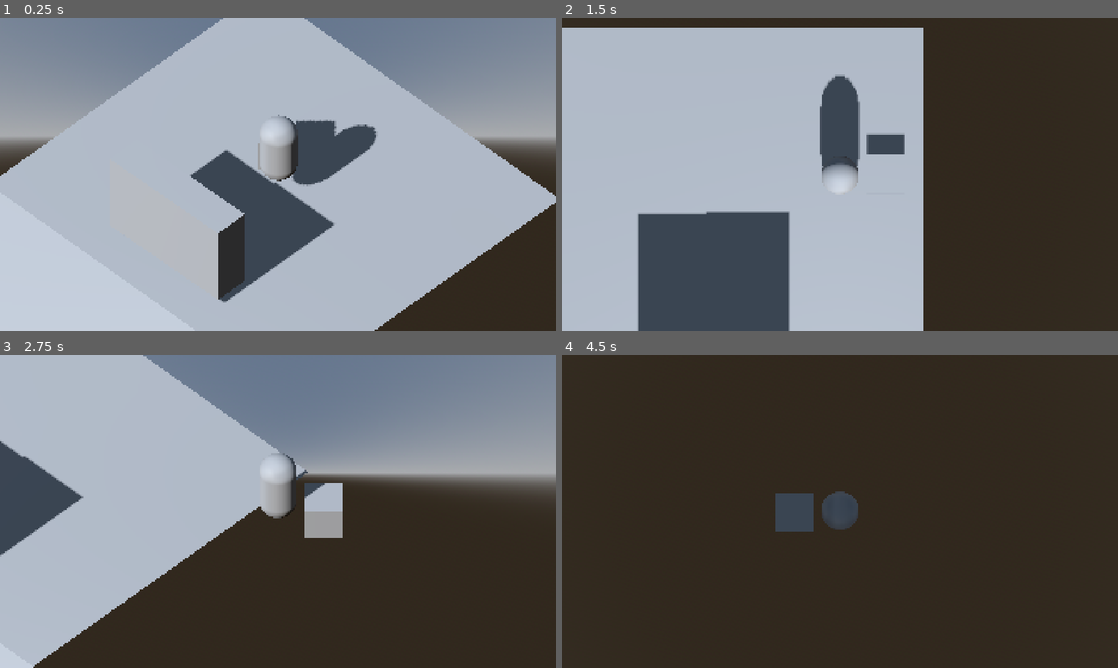
Above: before the commit, frames 1-4 (two rows, left to right).
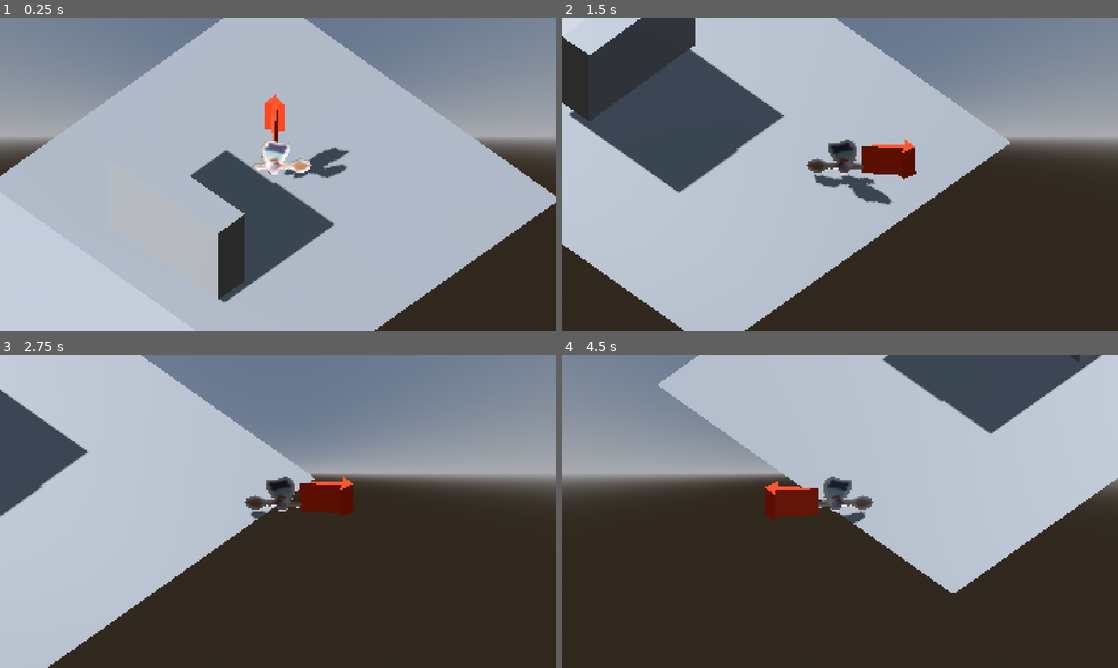
Above: after the commit, the same moments.

Repository: unimelb-game-makers/Team-Quibble-Production
Game: Godot game, scene res://scenes/shop.tscn
Two runs of this game, one before a commit and one after it. Both use one fixed random seed, a clock stepped at 60 frames per second and the inputs below. This scene is started directly instead of the project's main scene.
Inputs (mouse positions are in pixels of both pictures, inside the frame that each line leads up to):
- Up to frame 1 (0.25 s): no input
- Up to frame 2 (1.5 s): tap Enter (ui_accept) at 0.5, 0.77, 1.07 s; move the mouse to (962, 158) at 0.52 s; hold D (move_right) 0.53-1.25 s; hold Right (camera_right) 0.53-1.25 s; click (962, 158) at 0.67 s; tap E (interact) at 0.8 s; drag from (728, 190) to (812, 237) at 1.27 s
- Up to frame 3 (2.75 s): tap Enter (ui_accept) at 2 s; move the mouse to (333, 442) at 2.02 s; hold D (move_right) from 2.03 s (still down); tap Up (zoom_in) at 2.1 s; click (333, 442) at 2.17 s; tap Down (zoom_out) at 2.3 s
- Up to frame 4 (4.5 s): release D (move_right) at 2.75 s; drag from (812, 574) to (673, 464) at 2.77 s; move the mouse to (1006, 558) at 3.52 s; hold A (move_left) 3.53-4.25 s; hold Enter (ui_accept) 3.53-4.25 s; click (1006, 558) at 3.67 s; tap Right (camera_right) at 3.8 s; drag from (673, 464) to (756, 433) at 4.27 s

The runs differ from the first frame. In frame 1, 3.0% of the frame differs, in the area x 45-68%, y 24-54%; in frame 2, 55%, in the area x 0-100%, y 0-100%; in frame 3, 7.8%; in frame 4, 53%.

Commit message:
smooth rotation in direction of movement
harder than i thought it would be. This is really begging for a refactor.

Diff:
--- a/cozy-potion-game/scenes/shop.tscn
+++ b/cozy-potion-game/scenes/shop.tscn
@@ -1,6 +1,7 @@
 [gd_scene format=3 uid="uid://bec7ovcvsvc5q"]
 
 [ext_resource type="Script" uid="uid://b7wupl4oawgq1" path="res://scripts/world/world_player.gd" id="1_lx5au"]
+[ext_resource type="PackedScene" uid="uid://cw4gylc4tjo2f" path="res://assets/models/Mimi.fbx" id="2_032fp"]
 [ext_resource type="Script" uid="uid://bnfcqynt4fy0j" path="res://scripts/world/interactable_object.gd" id="2_xfvoa"]
 [ext_resource type="Script" uid="uid://bc5xc5cvwwo37" path="res://scripts/world/test_interactable_user.gd" id="3_1l46r"]
 
@@ -24,12 +25,11 @@
 
 [sub_resource type="CapsuleShape3D" id="CapsuleShape3D_4dvm4"]
 
-[sub_resource type="CapsuleMesh" id="CapsuleMesh_4dvm4"]
-
-[sub_resource type="BoxMesh" id="BoxMesh_4dvm4"]
-
 [sub_resource type="BoxShape3D" id="BoxShape3D_4dvm4"]
 size = Vector3(1.2932129, 1, 1)
+
+[sub_resource type="StandardMaterial3D" id="StandardMaterial3D_032fp"]
+albedo_color = Color(1, 0.24705882, 0.08627451, 1)
 
 [sub_resource type="ConcavePolygonShape3D" id="ConcavePolygonShape3D_lx5au"]
 data = PackedVector3Array(-0.5, -1.2262878, 1.9725952, -0.5, -1.2262878, -1.9725952, -0.5, 1.2262878, -1.9725952, 0.5,  …(932 unchanged characters)…
@@ -73,7 +73,7 @@
 [node name="CollisionShape3D" type="CollisionShape3D" parent="Node3D/Floor3/StaticBody3D" unique_id=2038655761]
 shape = SubResource("ConvexPolygonShape3D_lx5au")
 
-[node name="Player" type="CharacterBody3D" parent="Node3D" unique_id=1237919608 node_paths=PackedStringArray("animation_pivot", "camera_pivot", "mouse_detector_left", "mouse_detector_right", "interactable_collision_area")]
+[node name="Player" type="CharacterBody3D" parent="Node3D" unique_id=1237919608 node_paths=PackedStringArray("animation_pivot", "camera_pivot", "mouse_detector_left", "mouse_detector_right", "interactable_collision_area", "mimi_sprite")]
 transform = Transform3D(0.70710677, 0, 0.70710677, 0, 1, 0, -0.70710677, 0, 0.70710677, 0.13066149, 1.0544419, 0)
 script = ExtResource("1_lx5au")
 animation_pivot = NodePath("AnimationPivot")
@@ -81,20 +81,16 @@
 mouse_detector_left = NodePath("MouseDetectorLeft")
 mouse_detector_right = NodePath("MouseDetectorRight")
 interactable_collision_area = NodePath("AnimationPivot/InteractableCollisionShape")
+mimi_sprite = NodePath("Mimi")
 
 [node name="CollisionShape3D" type="CollisionShape3D" parent="Node3D/Player" unique_id=23129946]
 transform = Transform3D(1, 0, 0, 0, 1, 0, 0, 0, 1, 0.040551424, 0.9759979, 0)
 shape = SubResource("CapsuleShape3D_4dvm4")
 
+[node name="Mimi" parent="Node3D/Player" unique_id=1944618892 instance=ExtResource("2_032fp")]
+transform = Transform3D(1, 0, 0, 0, 1, 0, 0, 0, 1, 0, 0.477, 0)
+
 [node name="AnimationPivot" type="Node3D" parent="Node3D/Player" unique_id=148174221]
-
-[node name="PlayerModel" type="MeshInstance3D" parent="Node3D/Player/AnimationPivot" unique_id=1321702747]
-transform = Transform3D(1, 0, 0, 0, 1, 0, 0, 0, 1, 0.016607285, 0.9809308, 0)
-mesh = SubResource("CapsuleMesh_4dvm4")
-
-[node name="YouAreLookingHere" type="MeshInstance3D" parent="Node3D/Player/AnimationPivot" unique_id=1618548505]
-transform = Transform3D(1, 0, 0, 0, 1, 0, 0, 0, 1, -0.015237771, 0, -1.1924204)
-mesh = SubResource("BoxMesh_4dvm4")
 
 [node name="InteractableCollisionShape" type="Area3D" parent="Node3D/Player/AnimationPivot" unique_id=362638963]
 transform = Transform3D(1, 0, 0, 0, 1, 0, 0, 0, 1, -0.0661669, 0.11184323, -2.5223014)
@@ -103,6 +99,12 @@
 [node name="CollisionShape3D" type="CollisionShape3D" parent="Node3D/Player/AnimationPivot/InteractableCollisionShape" unique_id=1628446424]
 transform = Transform3D(1, 0, 0, 0, 1, 0, 0, 0, 1, 0.0133395195, 0, 1.3472493)
 shape = SubResource("BoxShape3D_4dvm4")
+
+[node name="CSGPolygon3D" type="CSGPolygon3D" parent="Node3D/Player/AnimationPivot" unique_id=1442432339]
+transform = Transform3D(0.6980141, -0.7157583, -0.021601157, 0.017767817, -0.012844771, 0.9997597, -0.7158635, -0.69823027, 0.003751712, -0.106, 0.95, -0.548)
+cast_shadow = 0
+polygon = PackedVector2Array(0.7617471, 0.8473878, 0.63597995, 0.976331, 1.0469601, 0.97114205, 0.96082616, 0.56121916, 0.8524252, 0.6899427, 0, 0)
+material = SubResource("StandardMaterial3D_032fp")
 
 [node name="CameraPivot" type="Node3D" parent="Node3D/Player" unique_id=475683213]
 
--- a/cozy-potion-game/scripts/world/world_player.gd
+++ b/cozy-potion-game/scripts/world/world_player.gd
@@ -14,6 +14,8 @@
 @export var mouse_detector_left: Control
 @export var mouse_detector_right: Control
 @export var interactable_collision_area: Area3D
+@export var mimi_sprite: Node3D
+
 
 const SPEED = 5.0
 const JUMP_VELOCITY = 4.5
@@ -29,20 +31,31 @@
 	mouse_detector_right.mouse_entered.connect(rotate_camera.bind(1))
 
 func _unhandled_input(event: InputEvent) -> void:
-	character_movement(event)
+	aesthetic_movement(event)
 
-func character_movement(event: InputEvent) -> void:
+func aesthetic_movement(event: InputEvent) -> void:
 	if event.is_action_pressed("camera_left"):
 		rotate_camera(-1)
-	elif event.is_action_pressed("camera_right"):
+	if event.is_action_pressed("camera_right"):
 		rotate_camera(1)
-	elif event.is_action("zoom_in") :
+	if event.is_action("zoom_in") :
 		zoom_camera(-1)
-	elif event.is_action("zoom_out"):
+	if event.is_action("zoom_out"):
 		zoom_camera(1)
-	elif event.is_action_pressed("ui_accept"):
-		toggle_top_down_cam()
-	elif event.is_action_pressed("interact"):
+
+	if event.is_action_pressed("move_left") and facing == -1:
+		flip_mimi()
+	if event.is_action_pressed("move_right") and facing == 1:
+		flip_mimi()
+	if event.is_action_pressed("move_up"):
+		tilt_mimi(-1)
+	if event.is_action_released("move_up"):
+		tilt_mimi(1)
+	if event.is_action_pressed("move_down"):
+		tilt_mimi(1)
+	if event.is_action_released("move_down"):
+		tilt_mimi(-1)
+	if event.is_action_pressed("interact"):
 		interact()
 
 func rotate_camera(direction: int) -> void:
@@ -78,12 +91,39 @@
 			animation_pivot.rotate_y(-rotation_y_target)
 			rotation_y_target = 0
 
+	#if this gets used again i'll make it a function, or maybe a class.
+	if not is_equal_approx(mimi_target_rotation, 0):
+		var rot = delta * CAMERA_ROTATION_SPEED * sign(mimi_target_rotation)
+		# we rotate the camera by rotating the player, which makes it easier
+		# for them to walk in the right direction.
+		# however we dont want camera rotation to rotate the player's model
+		# so we rotate the model the other way
+		mimi_sprite.rotate_y(rot)
+		var sign = sign(mimi_target_rotation)
+		mimi_target_rotation -= rot
+		#overshoot
+		if sign != sign(mimi_target_rotation):
+			mimi_sprite.rotate_y(mimi_target_rotation)
+			mimi_target_rotation = 0
+
+func get_input_vector_unnormalised() -> Vector2i:
+	var res := Vector2.ZERO
+	if Input.is_action_pressed("move_left"):
+		res.x += 1
+	if Input.is_action_pressed("move_right"):
+		res.x -= 1
+	if Input.is_action_pressed("move_up"):
+		res.y -= 1
+	if Input.is_action_pressed("move_down"):
+		res.y += 1
+	return res
+
 func _physics_process(delta: float) -> void:
 	# Add the gravity.
 	if not is_on_floor():
 		velocity += get_gravity() * delta
 
-	var input_dir := Input.get_vector("move_left", "move_right", "move_up", "move_down")
+	var input_dir = Input.get_vector("move_left","move_right","move_up","move_down")
 	var direction := (transform.basis * Vector3(input_dir.x, 0, input_dir.y)).normalized()
 	# rotates the direction angle to account for the camera
 	if direction:
@@ -142,3 +182,16 @@
 			area.interacted.emit()
 			# probably bad to interact with two things at once
 			return
+
+var facing: int = 1
+var tilting: int = 0
+var tilting_angle = PI/4
+var mimi_target_rotation: float = 0
+
+func flip_mimi():
+	mimi_target_rotation += (PI - tilting_angle * 2 * abs(tilting)) * facing * sign(tilting+0.5)
+	facing *= -1
+
+func tilt_mimi(direction: int):
+	mimi_target_rotation += tilting_angle * direction * facing
+	tilting += direction
Binary file added: cozy-potion-game/assets/models/Mimi - Side.png
Not shown, added: cozy-potion-game/assets/models/Mimi - Side.png.import
